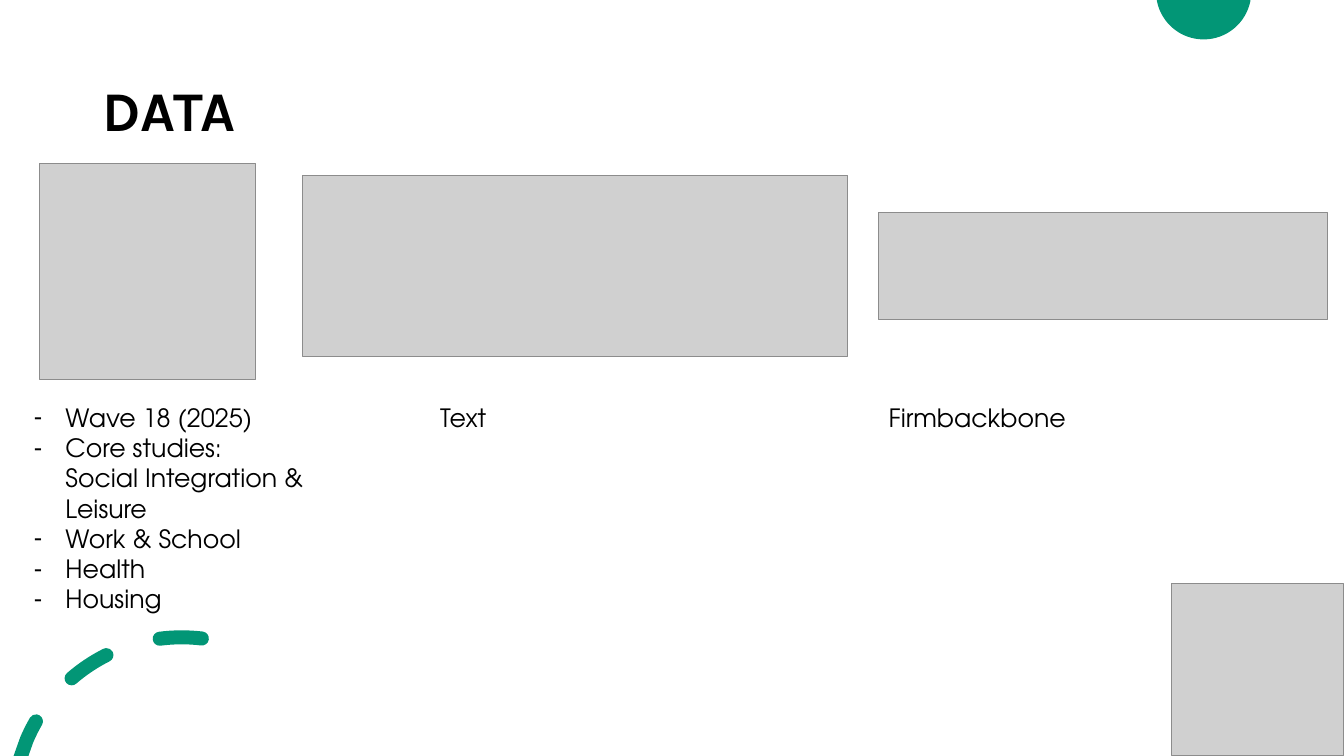
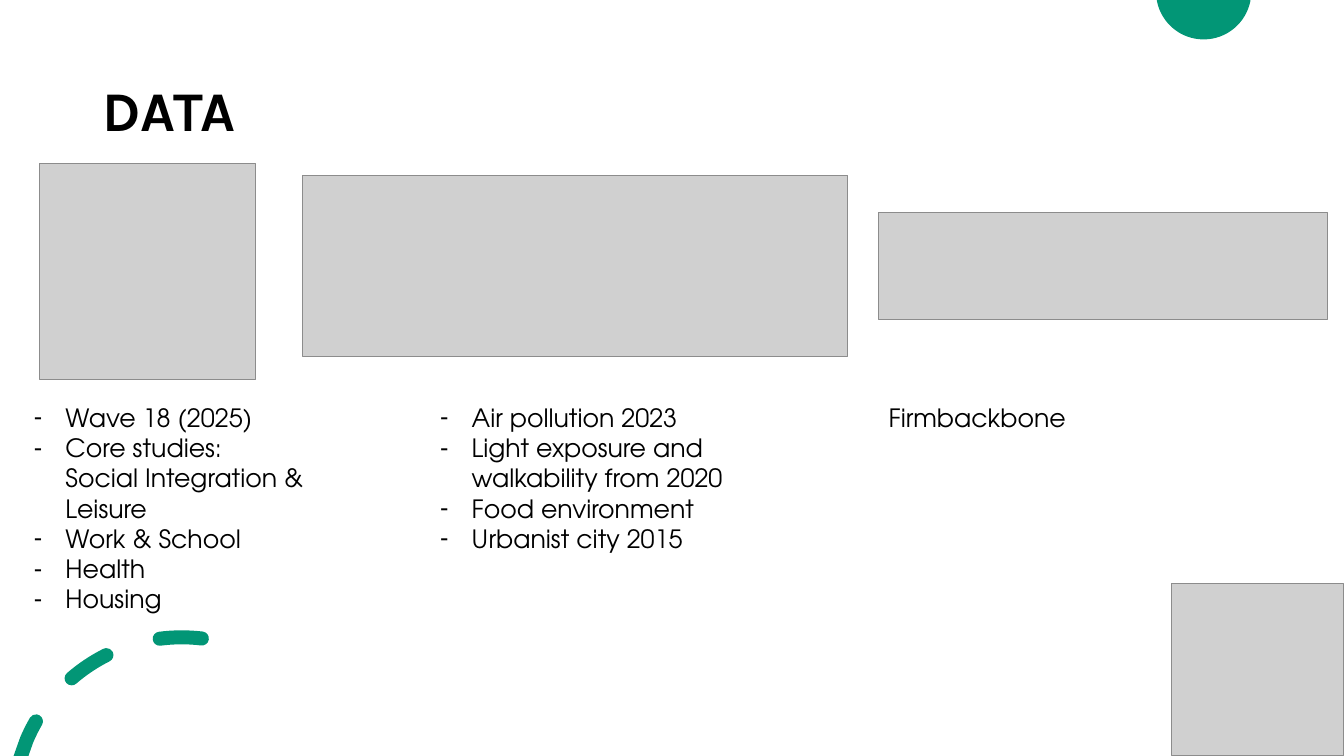
Before and after one commit to ilaluna/LIVING-SICSS, a slide deck: slide 9 of LIVING-SICCS.pptx. Drawn at 1344x756 pixels with LibreOffice and Linux fonts; fonts in the diff are those of the drawing; grey boxes stand for pictures. Boxes give left, top, right and bottom in pixels: in the first picture for what was removed or moved away, otherwise in the second. Text is boxed around its words. In the diff, an @@ line names an element or a change of style, - is before the commit and + after.

```diff
--- a/LIVING-SICCS.pptx
+++ b/LIVING-SICCS.pptx
@@ text at (472, 408, 723, 553): text changed @@
-Text
+– Air pollution 2023
+– Light exposure and walkability from 2020
+– Food environment
+– Urbanist city 2015
```
Also in this commit, not shown: 2 other slides changed, 2 slides added.
